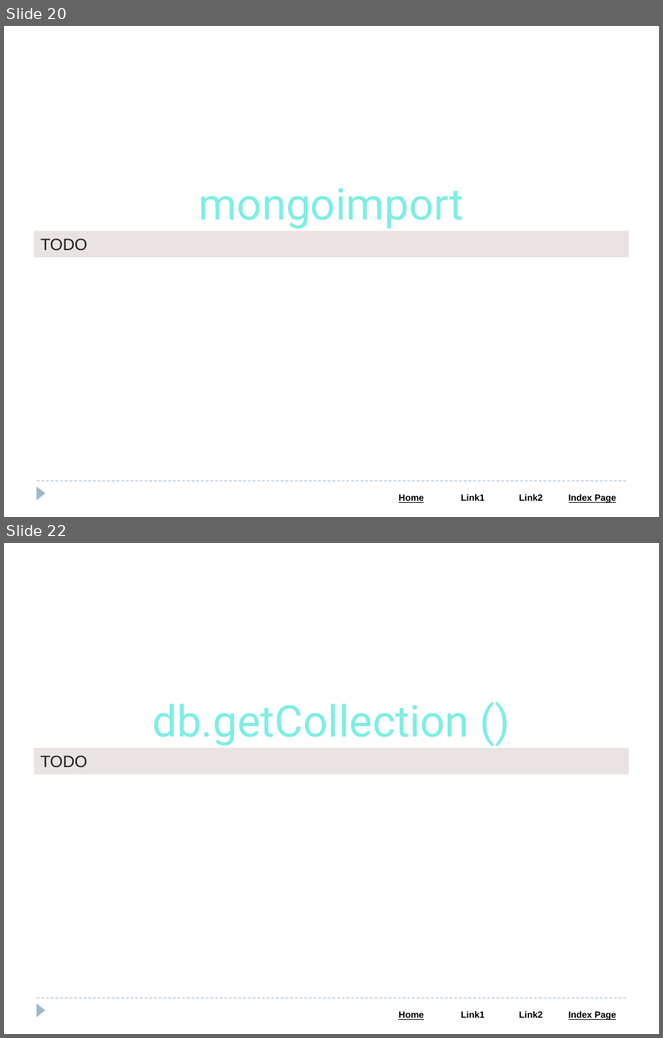
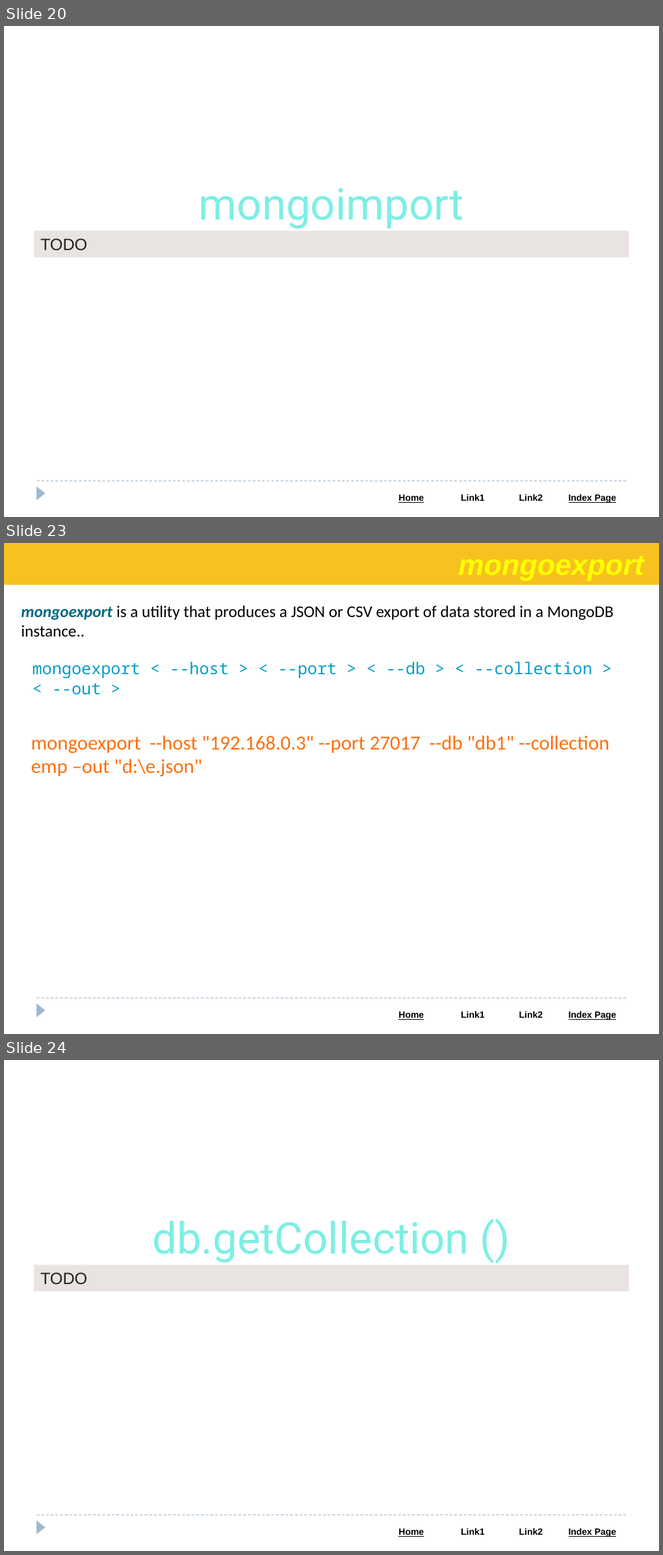
Before and after one commit to Saleel-Bagde/PPT-s, a slide deck: MongoDB PPT.pptx. Shown one above the other, each under a label of ours: slides 20 and 22 before the commit, slides 20, 23 and 24 after it; the slides between them are not shown. The pictures are 663x1038 and 663x1555 pixels, drawn with LibreOffice and Linux fonts; fonts in the diff are those of the drawing. Boxes give left, top, right and bottom in pixels: in the first picture for what was removed or moved away, otherwise in the second. Text is boxed around its words. In the diff, an @@ line names an element or a change of style, - is before the commit and + after.

```diff
--- a/MongoDB PPT.pptx
+++ b/MongoDB PPT.pptx
@@ slide 23 added at (x1=4, y1=543, x2=659, y2=1034), background #FFFFFF; not listed: 3 template elements that a slide beside it also shows @@
@@ rectangle added at (x1=4, y1=543, x2=659, y2=585), fill #F7C120 @@
@@ text added at (x1=21, y1=605, x2=614, y2=637), 18 pt, text #000000 @@
+mongoexport is a utility that produces a JSON or CSV export of data stored in a MongoDB instance..
@@ text added at (x1=33, y1=662, x2=592, y2=695), 18 pt, text #049DC8 @@
+mongoexport < --host > < --port > < --db > < --collection > < --out >
@@ text added at (x1=31, y1=735, x2=610, y2=777), 22 pt, text #FC6F0D @@
+mongoexport --host "192.168.0.3" --port 27017 --db "db1" --collection emp –out "d:\e.json"
@@ what was slide 22 is now slide 24 @@
```
Also in this commit, not shown: 3 slides changed, 3 other slides added.
